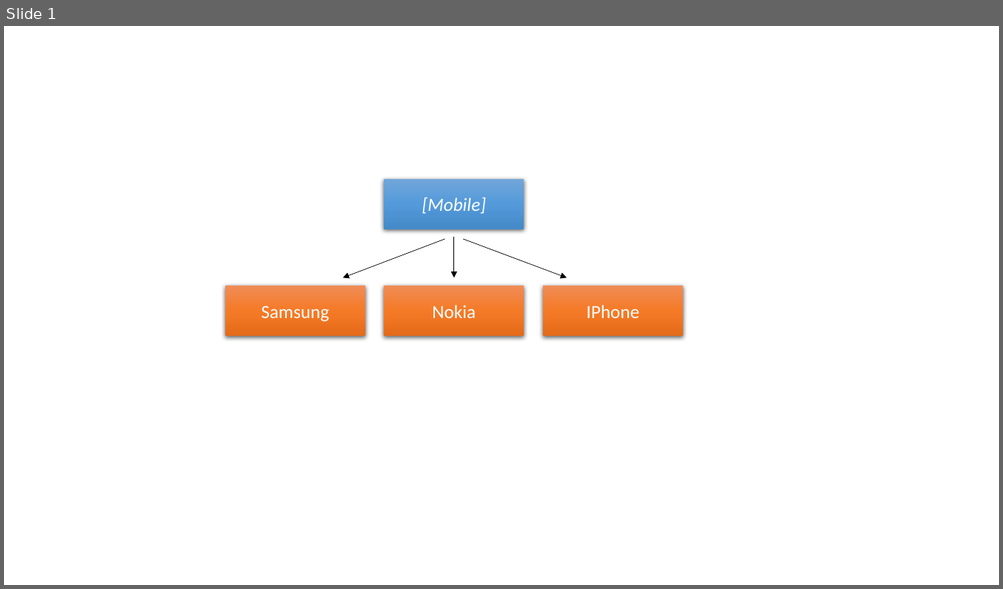
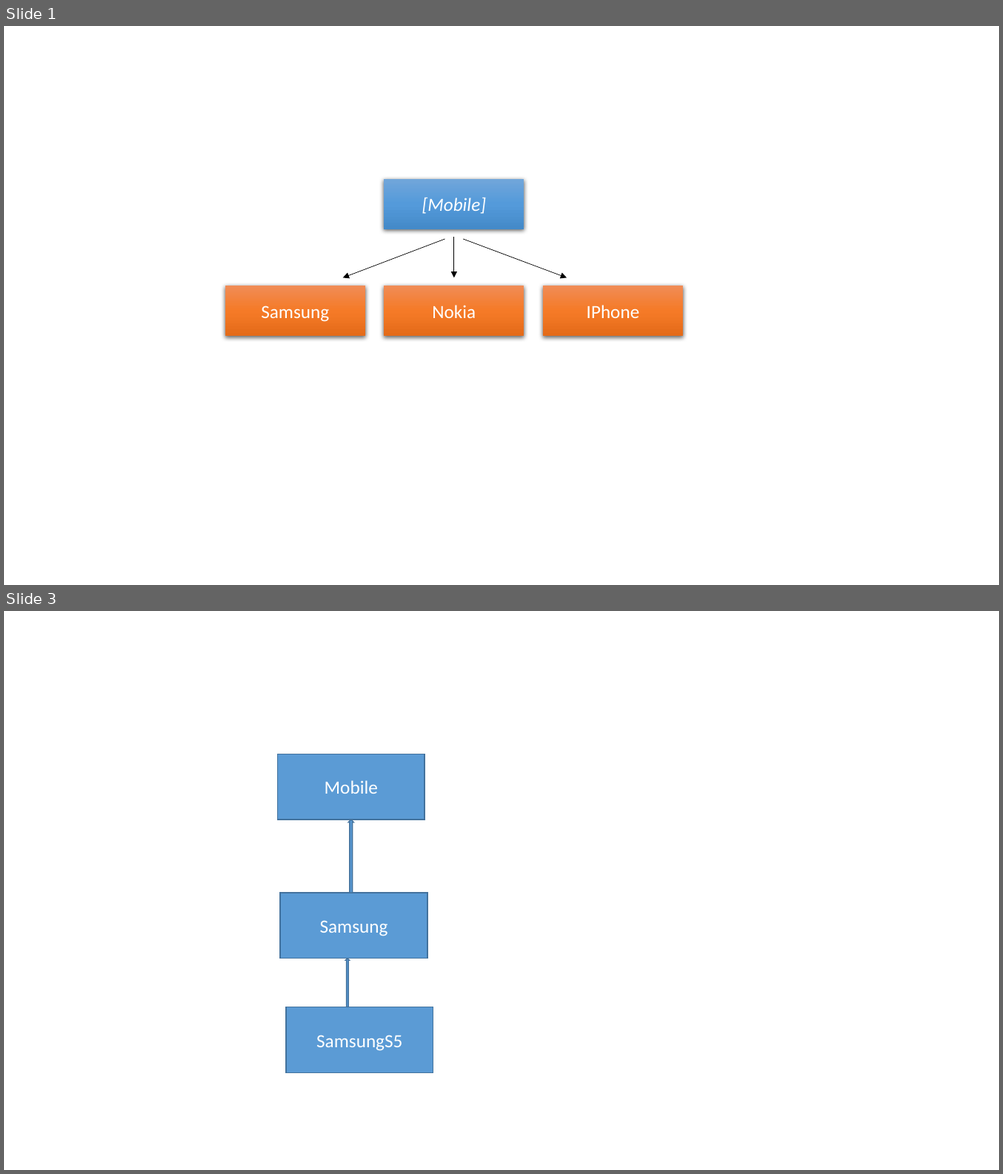
Before and after one commit to linus123/Mentoring-Resources, a slide deck: src/ObjectOrientedProgramming/OOP_Images.pptx. Shown one above the other, each under a label of ours: slide 1 before the commit, slides 1 and 3 after it; the slides between them are not shown. The pictures are 1003x589 and 1003x1174 pixels, drawn with LibreOffice and Linux fonts; fonts in the diff are those of the drawing. Boxes give left, top, right and bottom in pixels: in the first picture for what was removed or moved away, otherwise in the second. Text is boxed around its words. In the diff, an @@ line names an element or a change of style, - is before the commit and + after.

```diff
--- a/src/ObjectOrientedProgramming/OOP_Images.pptx
+++ b/src/ObjectOrientedProgramming/OOP_Images.pptx
@@ slide 3 added at [4,611,999,1170], background #FFFFFF @@
@@ rectangle added at [278,755,425,820], fill #5B9BD5, outline #43739E 1 pt, 18 pt, text #FFFFFF @@
+Mobile
@@ up arrow added at [348,820,353,893], fill #5B9BD5, outline #43739E 1 pt @@
@@ rectangle added at [280,893,427,959], fill #5B9BD5, outline #43739E 1 pt, 18 pt, text #FFFFFF @@
+Samsung
@@ up arrow added at [346,959,350,1007], fill #5B9BD5, outline #43739E 1 pt @@
@@ rectangle added at [286,1007,433,1073], fill #5B9BD5, outline #43739E 1 pt, 18 pt, text #FFFFFF @@
+SamsungS5
```
Also in this commit, not shown: 2 other slides added, 1 other file.
